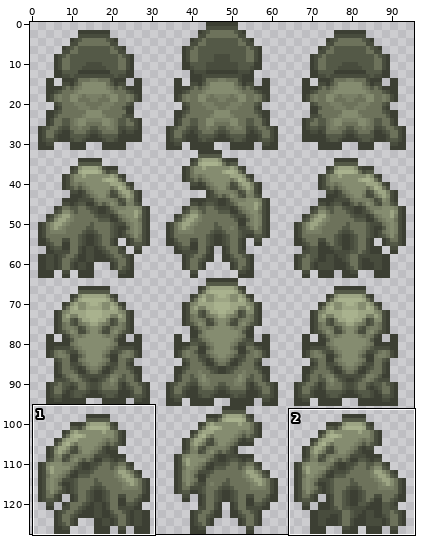
Sprite sheet -- sprite/creature/gork/PNG/32x32/gork-NESW.png. Above: a wide view before the commit, with the close-up outlined.
Close-up. As it was:
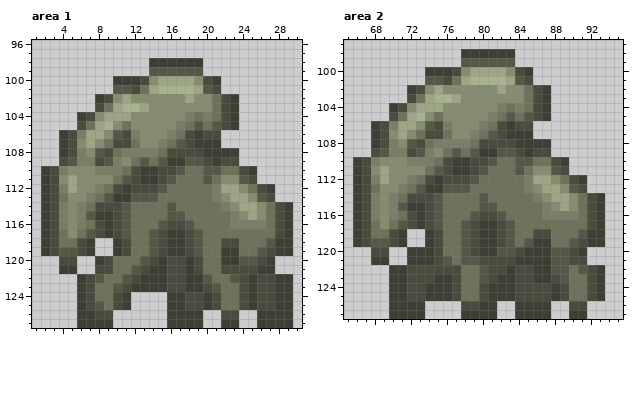
The file is 96x128 pixels. Colours within 5 levels of each other are drawn and written as one. Shown: area 1: x 1..30, y 96..127; area 2: x 65..95, y 97..127.
After:
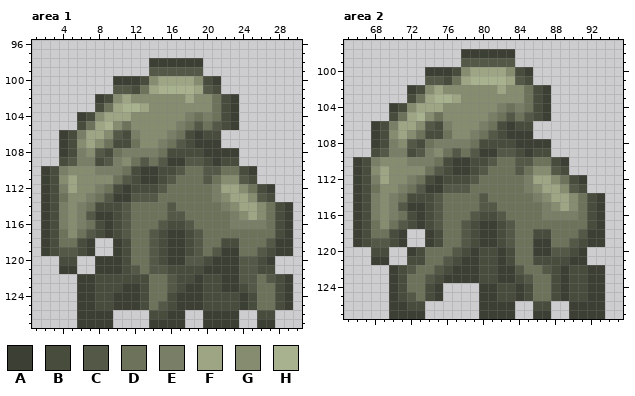
Palette (. is transparent): A #3c3f33  B #484c3d  C #545947  D #6d725b  E #797f66  F #9da584  G #858c70  H #a9b28e
Log entry: Re-ordered gork sprite west-facing frames
Edits made:
Area 1:
y 119: x 21 D -> C
y 120: x 9..11 BDD -> AAB; x 13..21 CBABBABDD -> DCBAACCBA
y 121: x 8..11 BBDD -> AAAB; x 13..15 BAA -> DCC; x 18 A -> B; x 20..27 DDBBBBAA -> AAAACCBB
y 122: x 7..11 BCDDC -> ABBBB; x 13..16 AAAB -> BDDC; x 18 A -> B; x 20..28 CDDCBABBA -> BBAACCDCB
y 123: x 7..11 BDDCB -> ABBBA; x 13..16 AAAB -> BDDC; x 21..23 CDD -> BAA; x 25..28 ABBA -> CDDB
y 124: x 7..10 BDDB -> ABBA; x 12..16 ....A -> ABDDB; x 18..20 BBA -> AAB; x 22..28 DDBABBA -> BBABDDB
y 125: x 7..10 BCDB -> ABBA; x 12..16 ....A -> ABDCB; x 18..20 BBA -> AAB; x 22..28 DDBABBA -> BBABDDB
y 126: x 8..9 BB -> AA; x 14..15 .. -> BB; x 18..23 AA..BB -> ..AAAA; x 26..29 AAAA -> BB..
y 127: x 14..15 .. -> AA; x 18..21 AA.. -> ..AA; x 28..29 AA -> ..
Area 2:
y 119: x 85 C -> D
y 120: x 73..75 AAB -> BDD; x 77..85 DCBAACCBA -> CBABBABDD
y 121: x 72..75 AAAB -> BBDD; x 77..79 DCC -> BAA; x 82 B -> A; x 84..91 AAAACCBB -> DDBBBBAA
y 122: x 71..75 ABBBB -> BCDDC; x 77..80 BDDC -> AAAB; x 82 B -> A; x 84..92 BBAACCDCB -> CDDCBABBA
y 123: x 71..75 ABBBA -> BDDCB; x 77..80 BDDC -> AAAB; x 85..87 BAA -> CDD; x 89..92 CDDB -> ABBA
y 124: x 71..74 ABBA -> BDDB; x 76..80 ABDDB -> ....A; x 82..84 AAB -> BBA; x 86..92 BBABDDB -> DDBABBA
y 125: x 71..74 ABBA -> BCDB; x 76..80 ABDDB -> ....A; x 82..84 AAB -> BBA; x 86..92 BBABDDB -> DDBABBA
y 126: x 72..73 AA -> BB; x 78..79 BB -> ..; x 82..87 ..AAAA -> AA..BB; x 90..93 BB.. -> AAAA
y 127: x 78..79 AA -> ..; x 82..85 ..AA -> AA..; x 92..93 .. -> AA
